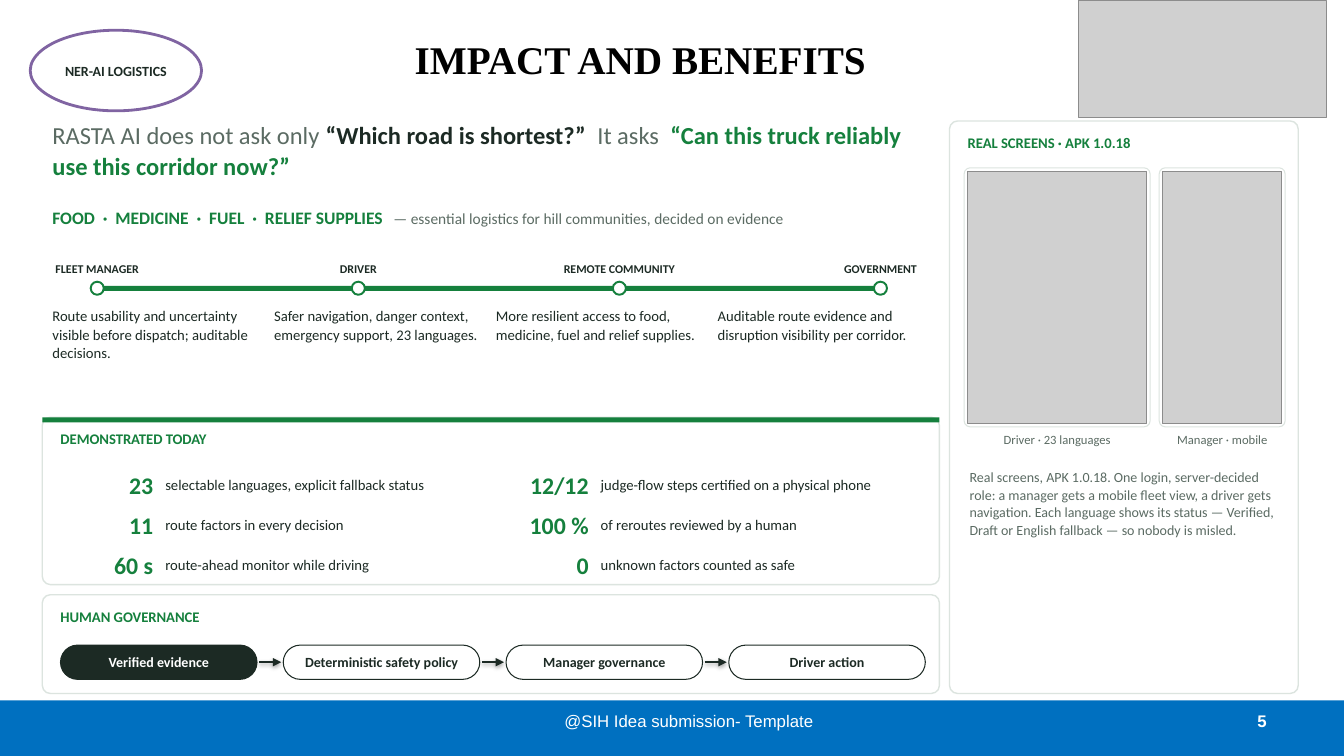
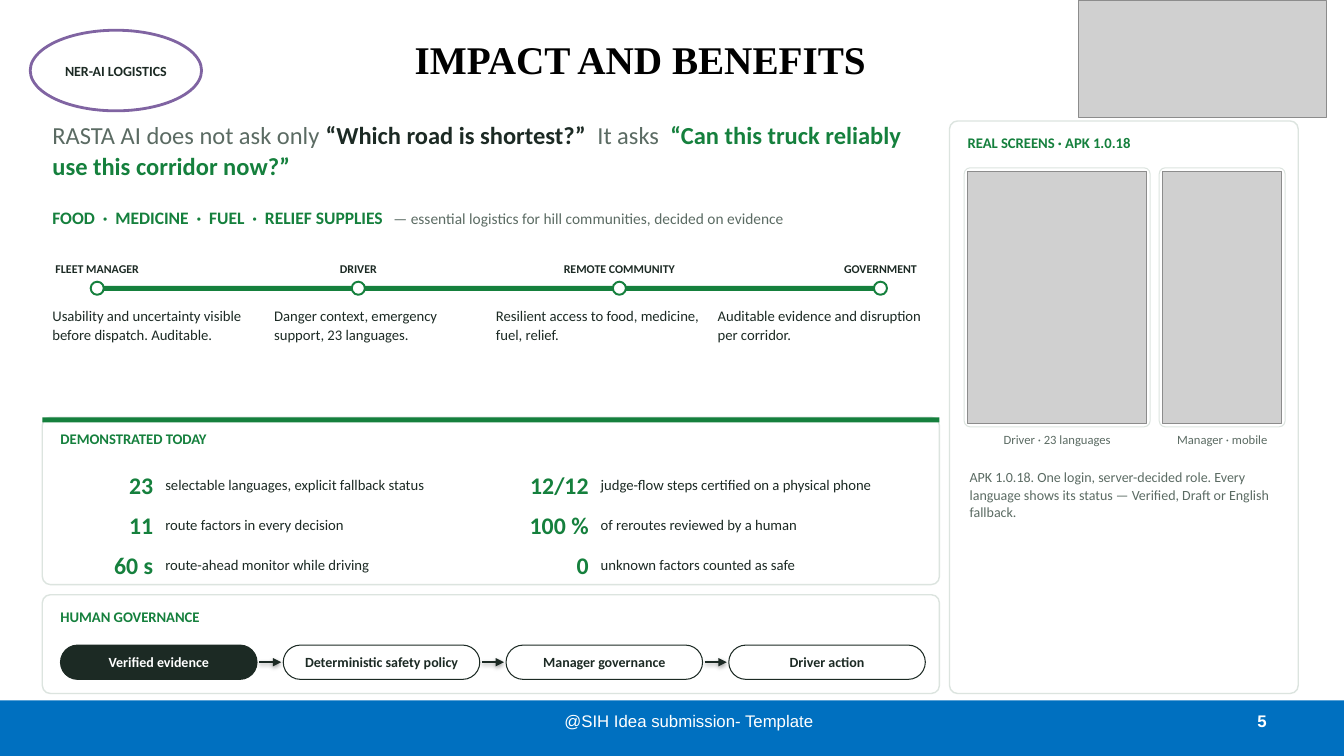
Before and after one commit to nxtlucifer/ner-ai-logistics, a slide deck: slide 5 of docs/submission/variants/RASTA_AI_SIH26002_TEAM17_V05_CORRIDOR.pptx. Drawn at 1344x756 pixels with LibreOffice and Linux fonts; fonts in the diff are those of the drawing; grey boxes stand for pictures. Boxes give left, top, right and bottom in pixels: in the first picture for what was removed or moved away, otherwise in the second. Text is boxed around its words. In the diff, an @@ line names an element or a change of style, - is before the commit and + after.

```diff
--- a/docs/submission/variants/RASTA_AI_SIH26002_TEAM17_V05_CORRIDOR.pptx
+++ b/docs/submission/variants/RASTA_AI_SIH26002_TEAM17_V05_CORRIDOR.pptx
@@ text at (52, 310, 241, 343): text changed @@
-Route usability and uncertainty visible before dispatch; auditable decisions.
+Usability and uncertainty visible before dispatch. Auditable.
@@ text at (274, 311, 437, 343): text changed @@
-Safer navigation, danger context, emergency support, 23 languages.
+Danger context, emergency support, 23 languages.
@@ text at (496, 310, 699, 342): text changed @@
-More resilient access to food, medicine, fuel and relief supplies.
+Resilient access to food, medicine, fuel, relief.
@@ text at (718, 310, 921, 343): text changed @@
-Auditable route evidence and disruption visibility per corridor.
+Auditable evidence and disruption per corridor.
@@ text at (970, 472, 1269, 517): text changed @@
-Real screens, APK 1.0.18. One login, server-decided role: a manager gets a mobile fleet view, a driver gets navigation. Each language shows its status — Verified, Draft or English fallback — so nobody is misled.
+APK 1.0.18. One login, server-decided role. Every language shows its status — Verified, Draft or English fallback.
```
Also in this commit, not shown: 4 other slides changed, 50 other files.
